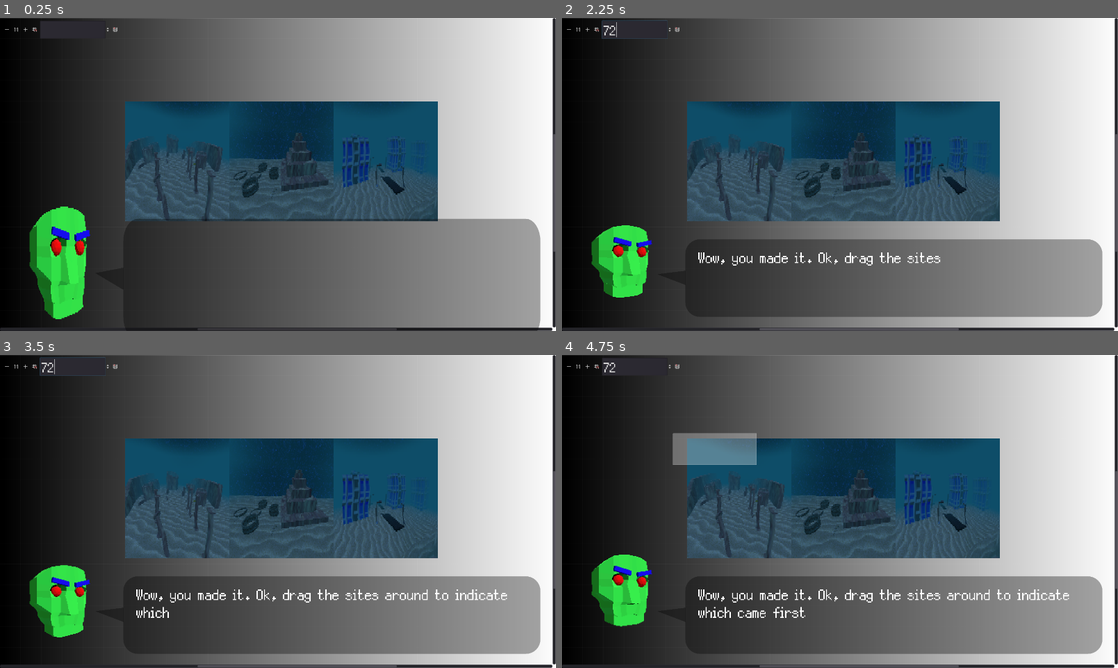
Above: before the commit, frames 1-4 (two rows, left to right).
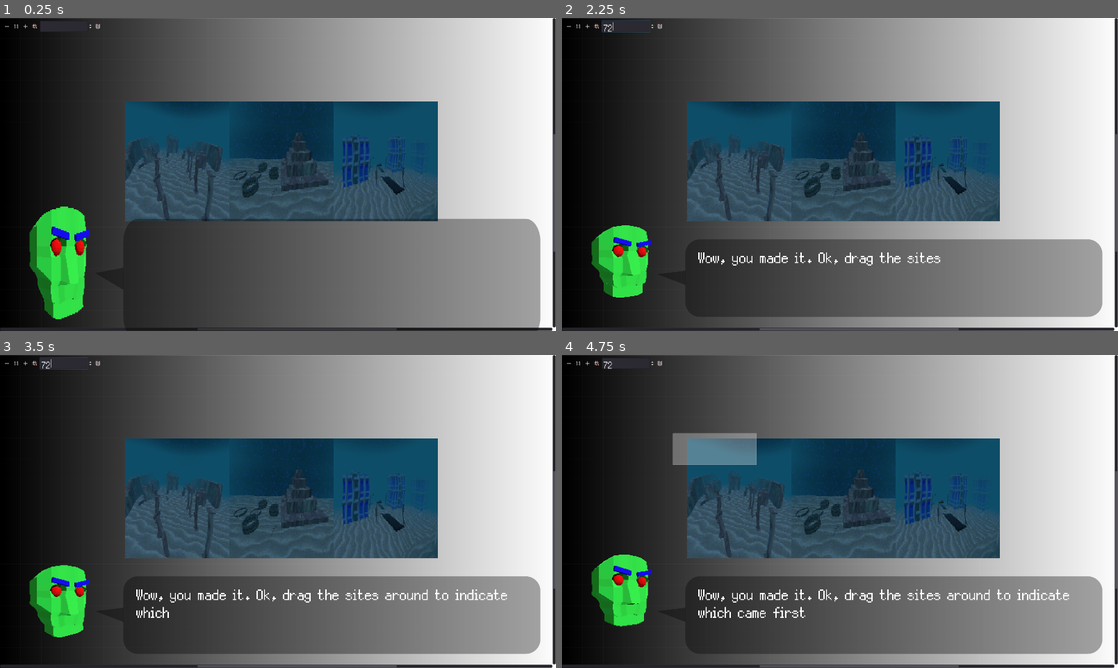
Above: after the commit, the same moments.

Repository: tehdi/demersal
Game: Godot game, scene res://UI/TimelineMenu/TimelineMenu.tscn
The game is run twice, just before and just after one commit, with the same random seed, the same clock (stepped at 60 frames per second) and the same inputs. This scene is started directly instead of the project's main scene.
Inputs (mouse positions are in pixels of both pictures, inside the frame that each line leads up to):
- Up to frame 1 (0.25 s): no input
- Up to frame 2 (2.25 s): tap Enter at 0.5 s; move the mouse to (962, 158) at 0.52 s; hold D (move_right) 0.53-1.25 s; tap E (interact) at 0.6 s; click (962, 158) at 0.67 s; tap Space (move_jump) at 0.77 s; drag from (728, 190) to (812, 237) at 1.27 s; move the mouse to (895, 105) at 2.02 s; hold D (move_right) from 2.03 s (still down); tap Tab (tab) at 2.1 s
- Up to frame 3 (3.5 s): release D (move_right) at 2.75 s; drag from (250, 574) to (111, 464) at 2.77 s
- Up to frame 4 (4.75 s): move the mouse to (1006, 558) at 3.52 s; hold A (move_left) 3.53-4.25 s; hold Shift (move_sprint) 3.53-4.25 s; tap Space (move_jump) at 3.77 s; drag from (673, 464) to (756, 433) at 4.27 s

The runs differ from the first frame. In frame 1, 0.1% of the frame differs, in the area x 0-22%, y 1-7%; in frame 2, 0.2%, in the area x 0-22%, y 0-7%; in frame 3, 0.2%; in frame 4, 0.2%.

Commit message:
thi.

Diff:
--- a/SiteTagging.gd
+++ b/SiteTagging.gd
@@ -4,14 +4,17 @@
 var mural_class = load("res://MuralClass.gd")
 var site_class = load("res://SiteClass.gd")
 
-var sites_order = ["site_b", "site_c", "site_a"]
+var sites_order = ["site_b", "site_a", "site_c"]
 
 var sites_unlocked = {}
 var sites_all = {
+	# pillars
 	"site_a": site_class.new("Site A", null, 3, "tag_monarch",
 		["tag_pillars", "tag_walls", "tag_houses", "tag_towers", "tag_swords", "tag_pottery"]),
+	# ziggurat
 	"site_b": site_class.new("Site B", null, 1, "tag_deity",
 		["tag_huts", "tag_ziggurats", "tag_spears"]),
+	# city
 	"site_c": site_class.new("Site C", null, 2, "tag_hero",
 		["tag_buildings", "tag_asphalt", "tag_roads", "tag_lamps", "tag_electricity"])
 }
@@ -30,10 +33,10 @@
 	"tag_games": tag_class.new("Games"),
 	"tag_lamps": tag_class.new("Lamps"),
 	"tag_spears": tag_class.new("Spears"),
-	"tag_holidays": tag_class.new("Public Holidays"),
+	"tag_holidays": tag_class.new("Holidays"),
 	"tag_pets": tag_class.new("Pets"),
 	"tag_arrowheads": tag_class.new("Arrowheads"),
-	"tag_skeletons": tag_class.new("Humanoid Skeletons"),
+	"tag_skeletons": tag_class.new("Skeletons"),
 	"tag_paganism": tag_class.new("Paganism"),
 	"tag_huts": tag_class.new("Huts"),
 	"tag_houses": tag_class.new("Houses"),
--- a/UI/FontTheme.tres
+++ b/UI/FontTheme.tres
@@ -3,7 +3,7 @@
 [ext_resource path="res://UI/Font/Silver.ttf" type="DynamicFontData" id=1]
 
 [sub_resource type="DynamicFont" id=5]
-size = 70
+size = 50
 extra_spacing_bottom = -28
 font_data = ExtResource( 1 )
 
--- a/UI/TimelineMenu/TimelineMenu.tscn
+++ b/UI/TimelineMenu/TimelineMenu.tscn
@@ -36,11 +36,11 @@
 [node name="AdvisorStartMessage" type="Node" parent="Advisor Cut Scenes"]
 script = ExtResource( 4 )
 advisor_node_path = NodePath("../advisorScene")
-textboxes = [ "Wow, you made it. Ok, drag the sites around to indicate which came first", "Left is earliest in the timeline, right is latest" ]
+textboxes = [ "Wow, you made it. Ok, drag the sites around to indicate which came first", "Left is earliest in the timeline, right is latest." ]
 expressions = [ "Curious", "Neutral" ]
 
 [node name="AdvisorEndMessage" type="Node" parent="Advisor Cut Scenes"]
 script = ExtResource( 4 )
 advisor_node_path = NodePath("../advisorScene")
-textboxes = [ "Alright looks like you got those right", "Good job. I'm out of here" ]
+textboxes = [ "Alright looks like you got those right.", "Good job. I'm out of here." ]
 expressions = [ "Worried", "Neutral" ]
